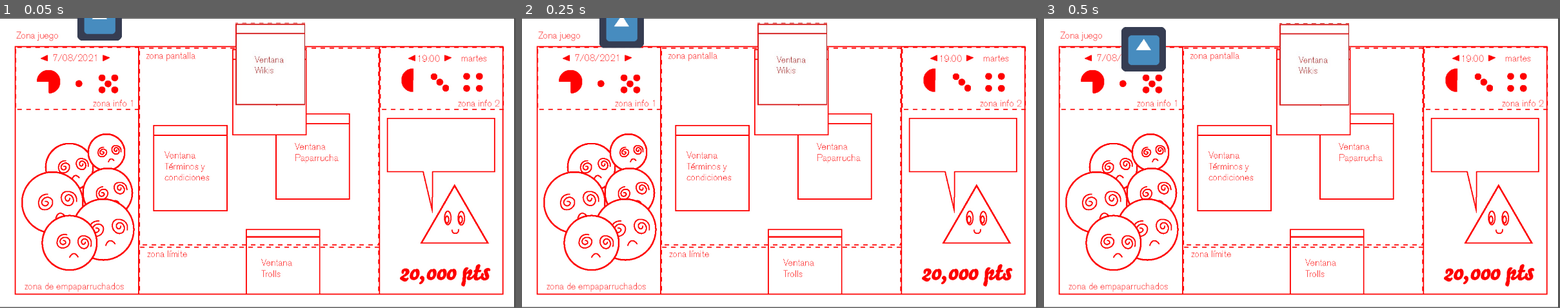
Above: before the commit, frames 1-3 (left to right).
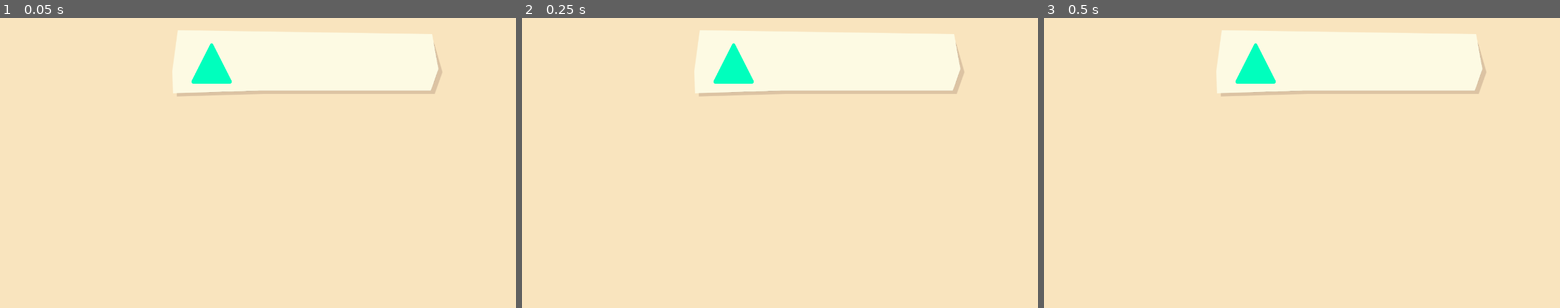
Above: after the commit, the same moments.

Repository: ColchadoM/Paparruchas
Game: Godot game, scene res://Escenas/Ambientes/ZonaJuego.tscn
Same seed, same stepped clock (60 frames per second), same inputs: the game is played once before the commit and once after it. Before the commit the project starts from res://Escenas/Ambientes/Zona_juego.tscn. The engine's default icon, where the game draws it, is replaced by a stand-in: a white triangle on a blue panel in a dark square.
Inputs:
- Up to frame 1 (0.05 s): no input
- Up to frame 2 (0.25 s): no input
- Up to frame 3 (0.5 s): no input
In our replay, the window is 799x449 before the commit and 800x450 after it. These sizes can differ from the game's own. Grey fills any space a smaller window leaves; there, only what the larger window draws over its background counts as a difference.

The runs differ from the first frame. In frame 1, 99% of the frame differs, in the area x 0-100%, y 0-100%; in frame 2, 99%; in frame 3, 99%.

Commit message:
:sparkles: Se agregó sistema basico de spawn de ventanas y contenedor de figuras

Diff:
--- /dev/null
+++ b/src/Codigos/Globales/Constants.gd
@@ -0,0 +1,4 @@
+extends Node
+
+# In game constants
+const playableArea : float = 0.25
--- a/src/Codigos/Locales/Habitats/Empaparruchado.gd
+++ b/src/Codigos/Locales/Habitats/Empaparruchado.gd
@@ -20,19 +20,5 @@
 
 extends RigidBody2D
 
-
-
-
-# Declare member variables here. Examples:
-
-onready var colision = $CollisionShape2D
-onready var sprite = $Sprite
-var escala: Vector2
-
-
-# Called when the node enters the scene tree for the first time.
 func _ready():
-	var r_escala = rand_range(0.5,1.4)
-	escala = Vector2(r_escala, r_escala)
-	colision.scale = escala
-	sprite.scale = Vector2(escala.x + 0.43, escala.y + 0.43)
+	pass
--- a/src/Codigos/Locales/Habitats/Maquina_pprrch.gd
+++ /dev/null
@@ -1,37 +0,0 @@
-extends Node2D
-
-
-# Declare member variables here. Examples:
-# var a = 2
-# var b = "text"
-var empaparruchado = preload("res://Escenas/Habitats/Empaparruchado.tscn")
-export var num_paparruchas = 5
-var lista_pa = []
-
-# Called when the node enters the scene tree for the first time.
-func _ready():
-	aparece_em(num_paparruchas)
-
-
-
-func aparece_em(n):
-	var y_posi = 0
-	for i in range(n):
-		var empaparr = empaparruchado.instance()
-		empaparr.position = Vector2(rand_range(30,700),-(y_posi+(i*200)))
-		$".".add_child(empaparr)
-		lista_pa.append(empaparr)
-
-
-func _input(event):
-	if Input.is_action_just_pressed("ui_accept"):
-		var empaparr = empaparruchado.instance()
-		empaparr.position = Vector2(rand_range(30,700),-200)
-		$".".add_child(empaparr)
-		lista_pa.append(empaparr)
-
-	if Input.is_action_just_pressed("ui_left"):
-		$".".remove_child(lista_pa[0])
-		lista_pa.remove(0)
-		if lista_pa.size() == 0:
-			print('ganaste')
--- a/src/Codigos/Locales/Habitats/Ventana_wikis.gd
+++ b/src/Codigos/Locales/Habitats/Ventana_wikis.gd
@@ -1,40 +1,16 @@
 extends RigidBody2D
 
-
-# Declare member variables here. Examples:
-# var a = 2
-# var b = "text"
+onready var colision = $CollisionShape2D
+onready var sprite = $Sprite
+export var speed: float = 40;
 
 var dentro = false
 var opcion = 0
-# Called when the node enters the scene tree for the first time.
+
 func _ready():
-	pass # Replace with function body.
+	var nScale = rand_range(0.4,1)
+	colision.scale = Vector2(nScale,nScale)
+	sprite.scale = Vector2(nScale + 0.43, nScale + 0.43)
 
-
-# Called every frame. 'delta' is the elapsed time since the previous frame.
-#func _process(delta):
-#	pass
-
-
-func _on_opcion_1_mouse_entered():
-	opcion = 1
-	dentro = true
-
-func _on_opcion_1_mouse_exited():
-	opcion = 0
-	dentro = false
-
-
-func _on_opcion_2_mouse_entered():
-	opcion = 2
-	dentro = true
-
-func _on_opcion_2_mouse_exited():
-	opcion = 0
-	dentro = false
-
-
-func _input(event):
-	if Input.is_mouse_button_pressed(1) && dentro:
-		print('correcto')
+func _physics_process(delta):
+	position.y += speed * delta
--- /dev/null
+++ b/src/Codigos/Locales/Habitats/WikiGenerador.gd
@@ -0,0 +1,24 @@
+extends Node2D
+
+#Imports
+onready var wikiPacked = preload("res://Escenas/Habitats/VentanaWiki.tscn")
+
+var generating:bool = false;
+
+func _ready():
+	spawnWiki()
+
+func _process(delta):
+	pass
+
+func _on_Timer_timeout():
+	spawnWiki()
+
+func spawnWiki():
+	var screenWidth = get_viewport().size.x
+	var playzoneStart = screenWidth * Constants.playableArea;
+	var wiki = wikiPacked.instance();
+	var wikiH = wiki.get_node("Sprite").texture.get_height();
+	var wikiW = wiki.get_node("Sprite").texture.get_width();
+	wiki.position = Vector2(rand_range(playzoneStart,screenWidth) + (wikiW/2) , -(wikiH/2) - 100);
+	add_child(wiki);
--- /dev/null
+++ b/src/Codigos/Locales/Objetos/Figura.gd
@@ -0,0 +1,6 @@
+extends Control
+
+func _ready():
+	var class_data = load("res://Codigos/Locales/Objetos/Triangulo.tres");
+	var image = get_node("TextureRect")
+	image.texture = class_data.image
--- /dev/null
+++ b/src/Codigos/Locales/Objetos/Triangulo.tres
@@ -0,0 +1,9 @@
+[gd_resource type="Resource" load_steps=3 format=2]
+
+[ext_resource path="res://Recursos/Visuales/Sprites/Figuras/Triangulo.png" type="Texture" id=1]
+[ext_resource path="res://Codigos/Locales/Scriptables/ScriptableFigura.gd" type="Script" id=2]
+
+[resource]
+script = ExtResource( 2 )
+nombre = "Triangulo"
+image = ExtResource( 1 )
--- /dev/null
+++ b/src/Codigos/Locales/Scriptables/ScriptableFigura.gd
@@ -0,0 +1,5 @@
+extends Resource
+class_name ScriptableFigura
+
+export var nombre: String = "";
+export var image: Texture = null;
--- /dev/null
+++ b/src/Escenas/Ambientes/ZonaJuego.tscn
@@ -0,0 +1,26 @@
+[gd_scene load_steps=4 format=2]
+
+[ext_resource path="res://Escenas/Habitats/WikiGenerador.tscn" type="PackedScene" id=1]
+[ext_resource path="res://Escenas/Habitats/GUI.tscn" type="PackedScene" id=2]
+[ext_resource path="res://Recursos/Visuales/Interfaz/unknown.png" type="Texture" id=3]
+
+[node name="ZonaJuego" type="Node"]
+
+[node name="ColorRect" type="ColorRect" parent="."]
+anchor_right = 1.0
+anchor_bottom = 1.0
+color = Color( 0.976471, 0.894118, 0.745098, 1 )
+__meta__ = {
+"_edit_use_anchors_": false
+}
+
+[node name="Template2" type="Sprite" parent="."]
+visible = false
+position = Vector2( -0.723, 0 )
+scale = Vector2( 1.96692, 1.96692 )
+texture = ExtResource( 3 )
+centered = false
+
+[node name="WikiGenerator" parent="." instance=ExtResource( 1 )]
+
+[node name="GUI" parent="." instance=ExtResource( 2 )]
--- a/src/Escenas/Ambientes/Zona_juego.tscn
+++ /dev/null
@@ -1,64 +0,0 @@
-[gd_scene load_steps=7 format=2]
-
-[ext_resource path="res://Recursos/Visuales/Interfaz/paparrucha_instrucciones_02.jpg" type="Texture" id=1]
-[ext_resource path="res://Recursos/Visuales/Interfaz/ventana_wiki.jpg" type="Texture" id=2]
-[ext_resource path="res://Escenas/Habitats/Maquina_pprrch.tscn" type="PackedScene" id=3]
-[ext_resource path="res://Codigos/Locales/Habitats/Ventana_wikis.gd" type="Script" id=4]
-
-[sub_resource type="RectangleShape2D" id=1]
-extents = Vector2( 129.302, 155.27 )
-
-[sub_resource type="CircleShape2D" id=2]
-radius = 48.4851
-
-[node name="Zona_juego" type="Node2D"]
-
-[node name="template" type="Sprite" parent="."]
-position = Vector2( 0, 2.37842 )
-scale = Vector2( 1.40189, 1.40189 )
-texture = ExtResource( 1 )
-centered = false
-
-[node name="Maquina_pprrch" parent="." instance=ExtResource( 3 )]
-num_paparruchas = 8
-
-[node name="Jaula_empa" type="StaticBody2D" parent="."]
-position = Vector2( 268.761, 889.527 )
-
-[node name="CollisionPolygon2D" type="CollisionPolygon2D" parent="Jaula_empa"]
-polygon = PoolVector2Array( -394.198, -902.613, -218.835, -696.138, -216.011, -84.5532, -208.46, 126.875, -0.807617, 119.324, 248.375, 111.773, 257.149, -162.566, 261.997, -696.138, 457.159, -896.956, 383.62, -648.055, 318.566, -59.7417, 320.11, 187.283, -1.96246, 193.057, -282.279, 190.388, -277.994, -150.674, -337.629, -622.599 )
-
-[node name="Ventana_wikis" type="RigidBody2D" parent="."]
-position = Vector2( 1007.3, 171.987 )
-collision_layer = 0
-collision_mask = 2
-mass = 0.05
-gravity_scale = 0.01
-script = ExtResource( 4 )
-
-[node name="CollisionShape2D" type="CollisionShape2D" parent="Ventana_wikis"]
-shape = SubResource( 1 )
-
-[node name="Sprite" type="Sprite" parent="Ventana_wikis"]
-scale = Vector2( 1.31908, 1.31908 )
-texture = ExtResource( 2 )
-
-[node name="opcion_1" type="Area2D" parent="Ventana_wikis"]
-position = Vector2( -71.8376, -38.1637 )
-collision_layer = 4
-collision_mask = 4
-
-[node name="CollisionShape2D" type="CollisionShape2D" parent="Ventana_wikis/opcion_1"]
-shape = SubResource( 2 )
-
-[node name="opcion_2" type="Area2D" parent="Ventana_wikis"]
-position = Vector2( -71.8375, 74.0825 )
-collision_layer = 4
-collision_mask = 4
-
-[node name="CollisionShape2D" type="CollisionShape2D" parent="Ventana_wikis/opcion_2"]
-shape = SubResource( 2 )
-[connection signal="mouse_entered" from="Ventana_wikis/opcion_1" to="Ventana_wikis" method="_on_opcion_1_mouse_entered"]
-[connection signal="mouse_exited" from="Ventana_wikis/opcion_1" to="Ventana_wikis" method="_on_opcion_1_mouse_exited"]
-[connection signal="mouse_entered" from="Ventana_wikis/opcion_2" to="Ventana_wikis" method="_on_opcion_2_mouse_entered"]
-[connection signal="mouse_exited" from="Ventana_wikis/opcion_2" to="Ventana_wikis" method="_on_opcion_2_mouse_exited"]
--- a/src/Escenas/Habitats/Empaparruchado.tscn
+++ /dev/null
@@ -1,17 +0,0 @@
-[gd_scene load_steps=4 format=2]
-
-[ext_resource path="res://Recursos/Visuales/Sprites/icon_godot.png" type="Texture" id=1]
-[ext_resource path="res://Codigos/Locales/Habitats/Empaparruchado.gd" type="Script" id=2]
-
-[sub_resource type="CircleShape2D" id=1]
-radius = 77.6268
-
-[node name="Empaparruchado" type="RigidBody2D"]
-script = ExtResource( 2 )
-
-[node name="CollisionShape2D" type="CollisionShape2D" parent="."]
-shape = SubResource( 1 )
-
-[node name="Sprite" type="Sprite" parent="."]
-scale = Vector2( 1.34685, 1.34685 )
-texture = ExtResource( 1 )
--- /dev/null
+++ b/src/Escenas/Habitats/Figuras.tscn
@@ -0,0 +1,19 @@
+[gd_scene load_steps=3 format=2]
+
+[ext_resource path="res://Escenas/Objetos/Figura.tscn" type="PackedScene" id=1]
+[ext_resource path="res://Recursos/Visuales/Interfaz/bg_figuras.png" type="Texture" id=2]
+
+[node name="Figuras" type="NinePatchRect"]
+anchor_right = 1.0
+margin_left = 175.0
+margin_top = 25.0
+margin_right = -175.0
+margin_bottom = 200.0
+texture = ExtResource( 2 )
+__meta__ = {
+"_edit_use_anchors_": false
+}
+
+[node name="Figure" parent="." instance=ExtResource( 1 )]
+margin_left = 50.0
+margin_right = 150.0
--- /dev/null
+++ b/src/Escenas/Habitats/GUI.tscn
@@ -0,0 +1,13 @@
+[gd_scene load_steps=2 format=2]
+
+[ext_resource path="res://Escenas/Habitats/Figuras.tscn" type="PackedScene" id=1]
+
+[node name="GUI" type="Control"]
+anchor_right = 1.0
+anchor_bottom = 1.0
+margin_left = 250.0
+__meta__ = {
+"_edit_use_anchors_": false
+}
+
+[node name="Figures" parent="." instance=ExtResource( 1 )]
--- a/src/Escenas/Habitats/Maquina_pprrch.tscn
+++ /dev/null
@@ -1,6 +0,0 @@
-[gd_scene load_steps=2 format=2]
-
-[ext_resource path="res://Codigos/Locales/Habitats/Maquina_pprrch.gd" type="Script" id=2]
-
-[node name="Maquina_pprrch" type="Node2D"]
-script = ExtResource( 2 )
--- /dev/null
+++ b/src/Escenas/Habitats/VentanaWiki.tscn
@@ -0,0 +1,24 @@
+[gd_scene load_steps=4 format=2]
+
+[ext_resource path="res://Recursos/Visuales/Interfaz/ventana_wiki.jpg" type="Texture" id=1]
+[ext_resource path="res://Codigos/Locales/Habitats/Ventana_wikis.gd" type="Script" id=2]
+
+[sub_resource type="RectangleShape2D" id=1]
+extents = Vector2( 129.302, 155.27 )
+
+[node name="VentanaWiki" type="RigidBody2D"]
+position = Vector2( 1007.3, 171.987 )
+collision_layer = 0
+collision_mask = 2
+mass = 0.00102041
+gravity_scale = 0.0
+linear_damp = 0.0
+angular_damp = 0.0
+script = ExtResource( 2 )
+
+[node name="Sprite" type="Sprite" parent="."]
+scale = Vector2( 1.31908, 1.31908 )
+texture = ExtResource( 1 )
+
+[node name="CollisionShape2D" type="CollisionShape2D" parent="."]
+shape = SubResource( 1 )
--- /dev/null
+++ b/src/Escenas/Habitats/WikiGenerador.tscn
@@ -0,0 +1,12 @@
+[gd_scene load_steps=2 format=2]
+
+[ext_resource path="res://Codigos/Locales/Habitats/WikiGenerador.gd" type="Script" id=1]
+
+[node name="WikiGenerator" type="Node2D"]
+script = ExtResource( 1 )
+
+[node name="Timer" type="Timer" parent="."]
+wait_time = 4.0
+autostart = true
+
+[connection signal="timeout" from="Timer" to="." method="_on_Timer_timeout"]
--- /dev/null
+++ b/src/Escenas/Objetos/Figura.tscn
@@ -0,0 +1,24 @@
+[gd_scene load_steps=3 format=2]
+
+[ext_resource path="res://Recursos/Visuales/Sprites/Figuras/Estrella.png" type="Texture" id=1]
+[ext_resource path="res://Codigos/Locales/Objetos/Figura.gd" type="Script" id=2]
+
+[node name="Figura" type="Control"]
+anchor_top = 0.5
+anchor_bottom = 0.5
+margin_top = -50.0
+margin_right = 100.0
+margin_bottom = 50.0
+script = ExtResource( 2 )
+__meta__ = {
+"_edit_use_anchors_": false
+}
+
+[node name="TextureRect" type="TextureRect" parent="."]
+anchor_right = 1.0
+anchor_bottom = 1.0
+texture = ExtResource( 1 )
+expand = true
+__meta__ = {
+"_edit_use_anchors_": false
+}
--- a/src/project.godot
+++ b/src/project.godot
@@ -8,22 +8,32 @@
 
 config_version=4
 
-_global_script_classes=[  ]
+_global_script_classes=[ {
+"base": "Resource",
+"class": "ScriptableFigura",
+"language": "GDScript",
+"path": "res://Codigos/Locales/Scriptables/ScriptableFigura.gd"
+} ]
 _global_script_class_icons={
-
+"ScriptableFigura": ""
 }
 
 [application]
 
 config/name="Paparruchas"
-run/main_scene="res://Escenas/Ambientes/Zona_juego.tscn"
+run/main_scene="res://Escenas/Ambientes/ZonaJuego.tscn"
 config/icon="res://icon.png"
+
+[autoload]
+
+Constants="*res://Codigos/Globales/Constants.gd"
 
 [display]
 
-window/size/width=1920
-window/size/height=1080
-window/stretch/aspect="keep"
+window/size/width=1280
+window/size/height=720
+window/stretch/mode="viewport"
+window/stretch/aspect="expand"
 
 [physics]
 
Binary file added: src/Recursos/Visuales/Interfaz/bg_figuras.png
Not shown, added: src/Recursos/Visuales/Interfaz/bg_figuras.png.import
Binary file added: src/Recursos/Visuales/Interfaz/unknown.png
Not shown, added: src/Recursos/Visuales/Interfaz/unknown.png.import
Binary file added: src/Recursos/Visuales/Sprites/Figuras/Cuadro.png
Not shown, added: src/Recursos/Visuales/Sprites/Figuras/Cuadro.png.import
Binary file added: src/Recursos/Visuales/Sprites/Figuras/Estrella.png
Not shown, added: src/Recursos/Visuales/Sprites/Figuras/Estrella.png.import
Binary file added: src/Recursos/Visuales/Sprites/Figuras/Triangulo.png
Not shown, added: src/Recursos/Visuales/Sprites/Figuras/Triangulo.png.import
Binary file added: src/Recursos/Visuales/Sprites/Personajes/Alex.png
Not shown, added: src/Recursos/Visuales/Sprites/Personajes/Alex.png.import
(and 14 more such lines)
